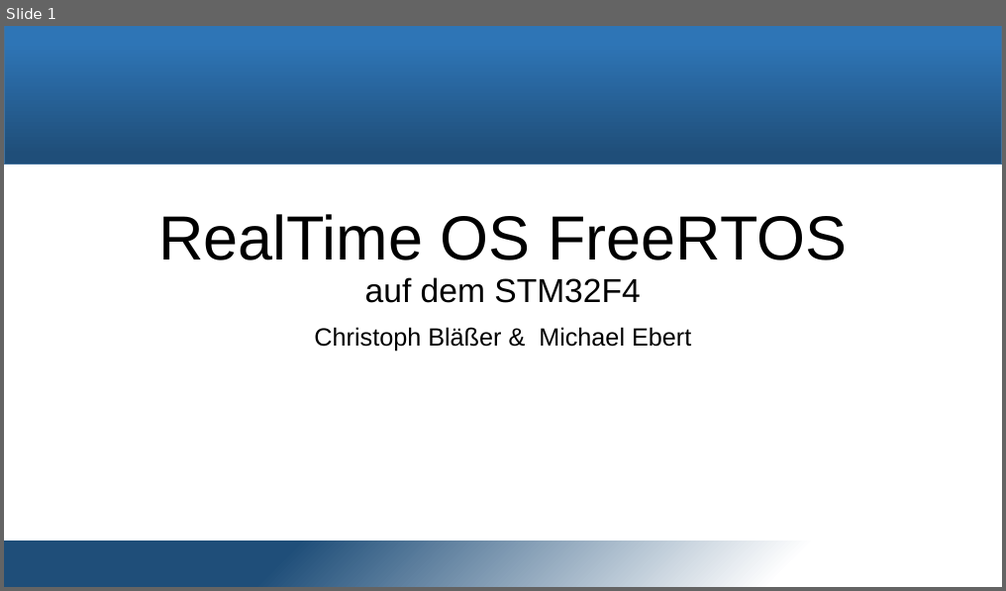
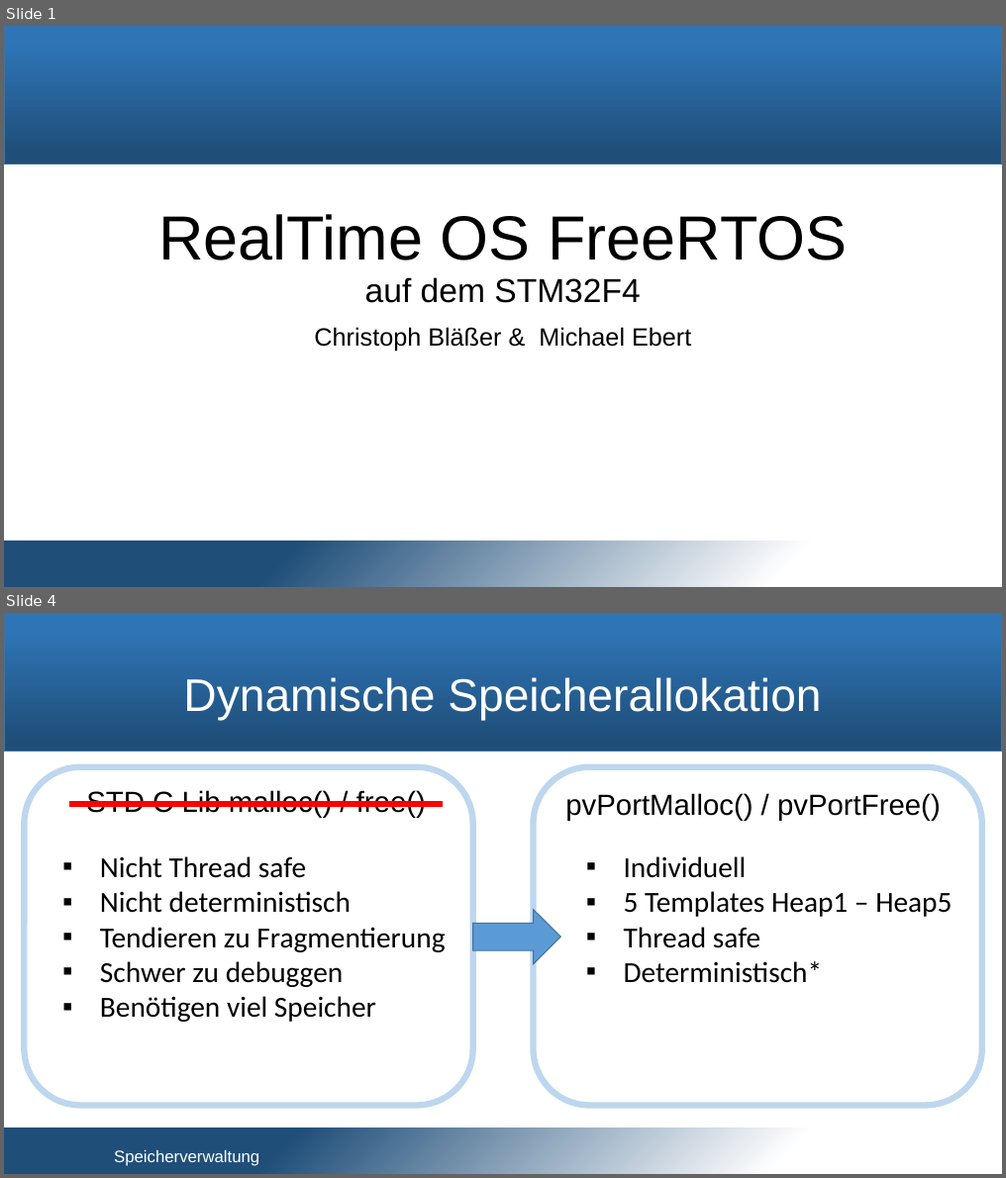
Before and after one commit to snobz/Seminar_BS_2017, a slide deck: Päsi/Seminar Betriebssysteme.pptx. Shown one above the other, each under a label of ours: slide 1 before the commit, slides 1 and 4 after it; the slides between them are not shown. The pictures are 1006x591 and 1006x1178 pixels, drawn with LibreOffice and Linux fonts; fonts in the diff are those of the drawing; background and template pictures are left out. Boxes give left, top, right and bottom in pixels: in the first picture for what was removed or moved away, otherwise in the second. Text is boxed around its words. In the diff, an @@ line names an element or a change of style, - is before the commit and + after.

```diff
--- a/Päsi/Seminar Betriebssysteme.pptx
+++ b/Päsi/Seminar Betriebssysteme.pptx
@@ slide 4 added at bbox=[4, 613, 1002, 1174], background #FFFFFF; not listed: 2 template elements that a slide beside it also shows @@
@@ title added at bbox=[183, 677, 821, 721], 44 pt, text #FFFFFF @@
+Dynamische Speicherallokation
@@ rounded rectangle added at bbox=[24, 767, 473, 1106], outline #BDD7EE 6 pt @@
@@ text added at bbox=[86, 790, 426, 818], 28 pt, text #000000 @@
+STD C Lib malloc() / free()
@@ rounded rectangle added at bbox=[534, 767, 982, 1106], outline #BDD7EE 6 pt @@
@@ line added from (70, 805) to (443, 805), #FF0000 6 pt @@
@@ text added at bbox=[565, 793, 941, 821], 28 pt, text #000000 @@
+pvPortMalloc() / pvPortFree()
@@ text added at bbox=[100, 857, 445, 1022], 28 pt, text #000000 @@
+▪ Nicht Thread safe
+▪ Nicht deterministisch
+▪ Tendieren zu Fragmentierung
+▪ Schwer zu debuggen
+▪ Benötigen viel Speicher
@@ text added at bbox=[624, 857, 951, 983], 28 pt, text #000000 @@
+▪ Individuell
+▪ 5 Templates Heap1 – Heap5
+▪ Thread safe
+▪ Deterministisch*
@@ right arrow added at bbox=[473, 909, 561, 964], fill #5B9BD5, outline #43739E 1 pt @@
@@ text added at bbox=[114, 1151, 259, 1166], 16 pt, text #FFFFFF @@
+Speicherverwaltung
```
Also in this commit, not shown: 5 other slides added, 12 slides removed, 3 other files.
